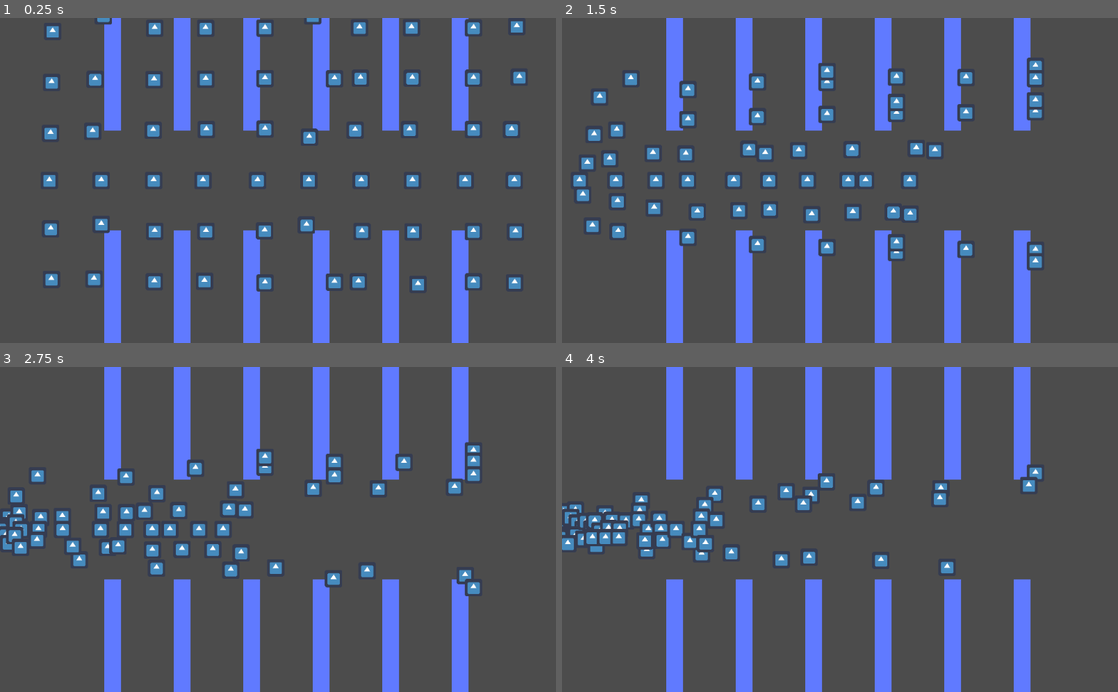
Above: before the commit, frames 1-4 (two rows, left to right).
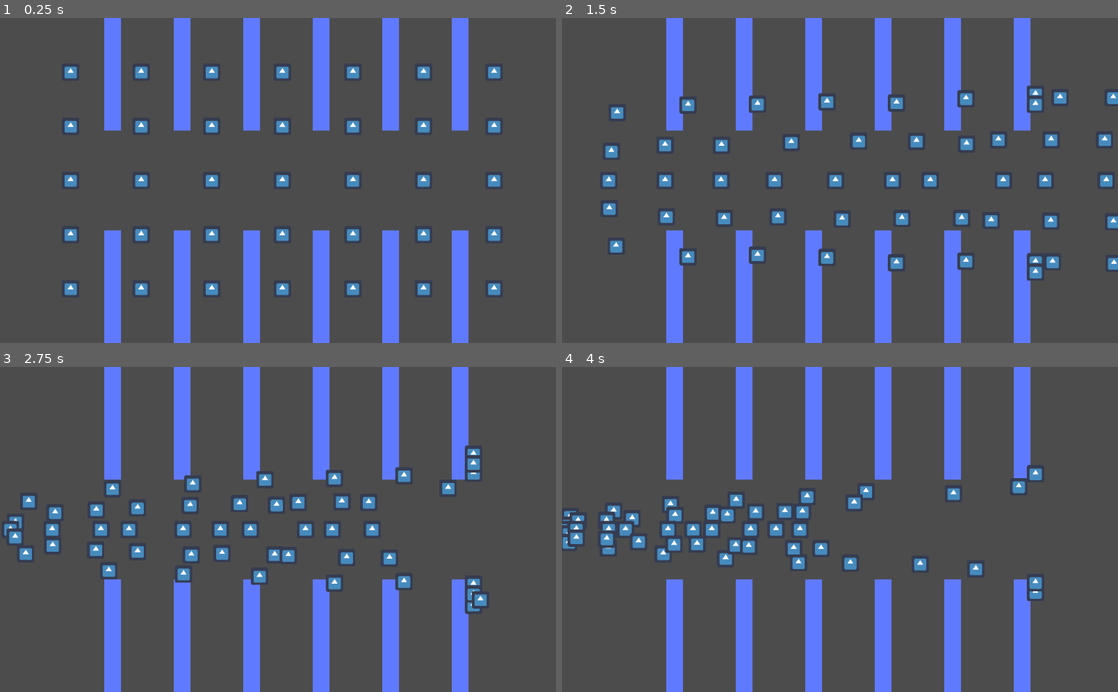
Above: after the commit, the same moments.

Repository: lgarcin/TIPE
Game: Godot game, scene res://PSO.tscn
Same seed, same stepped clock (60 frames per second), same inputs: the game is played once before the commit and once after it. The engine's default icon, where the game draws it, is replaced by a stand-in: a white triangle on a blue panel in a dark square.
Inputs:
- Up to frame 1 (0.25 s): no input
- Up to frame 2 (1.5 s): tap Enter (ui_accept) at 0.5, 0.6, 0.77, 1.07, 1.35 s
- Up to frame 3 (2.75 s): tap Enter (ui_accept) at 1.52, 1.82, 2.1 s
- Up to frame 4 (4 s): tap Enter (ui_accept) at 2.85, 3.02, 3.32, 3.6, 3.77 s

The runs differ from the first frame. In frame 1, 7.7% of the frame differs, in the area x 7-95%, y 0-86%; in frame 2, 9.0%, in the area x 2-100%, y 12-81%; in frame 3, 7.2%; in frame 4, 5.4%.

Commit message:
Update Python

Diff:
--- a/2022/PSO/PSO.gd
+++ b/2022/PSO/PSO.gd
@@ -8,13 +8,14 @@
 var c1 = .1
 var c2 = .1
 var w = .8
+var start=false
 
 func _ready():
 	rng.randomize()
 	for i in 10:
-		for j in 6:
+		for j in 5:
 			var new_particle = particle.instance()
-			var pos = Vector2((i+1)*100,j*100)
+			var pos = Vector2((i+1)*130,(j+1)*100)
 			var obj = objective_function(pos)
 			new_particle.global_position = pos
 			new_particle.pbest = pos
@@ -25,17 +26,20 @@
 			add_child(new_particle)
 
 func _physics_process(delta):
-	for particle in get_children():
-		if particle is Particle:
-			var obj = objective_function(particle.global_position)
-			if obj < particle.pbest_obj:
-				particle.pbest=particle.global_position
-				particle.pbest_obj=obj
-			if obj<gbest_obj:
-				gbest=particle.pbest
-				gbest_obj=obj
-			#particle.velocity=w*particle.velocity+c1*rng.randf()*(particle.pbest-particle.global_position)+c2*rng.randf()*(gbest-particle.global_position)
-			particle.velocity=w*particle.velocity+c1*rng.randf()*derivative(particle.global_position)+c2*rng.randf()*(gbest-particle.global_position)
+	if Input.is_action_just_pressed("ui_accept"):
+		start = true
+	if start:
+		for particle in get_children():
+			if particle is Particle:
+				var obj = objective_function(particle.global_position)
+				if obj < particle.pbest_obj:
+					particle.pbest=particle.global_position
+					particle.pbest_obj=obj
+				if obj<gbest_obj:
+					gbest=particle.pbest
+					gbest_obj=obj
+				#particle.velocity=w*particle.velocity+c1*rng.randf()*(particle.pbest-particle.global_position)+c2*rng.randf()*(gbest-particle.global_position)
+				particle.velocity=w*particle.velocity+c1*rng.randf()*derivative(particle.global_position)+c2*rng.randf()*(gbest-particle.global_position)
 
 
 #func _process(delta):
Not shown, changed: 2022/PSO.gif
Not shown, changed: 2022/pso.py
Not shown, changed: PSO.gif
